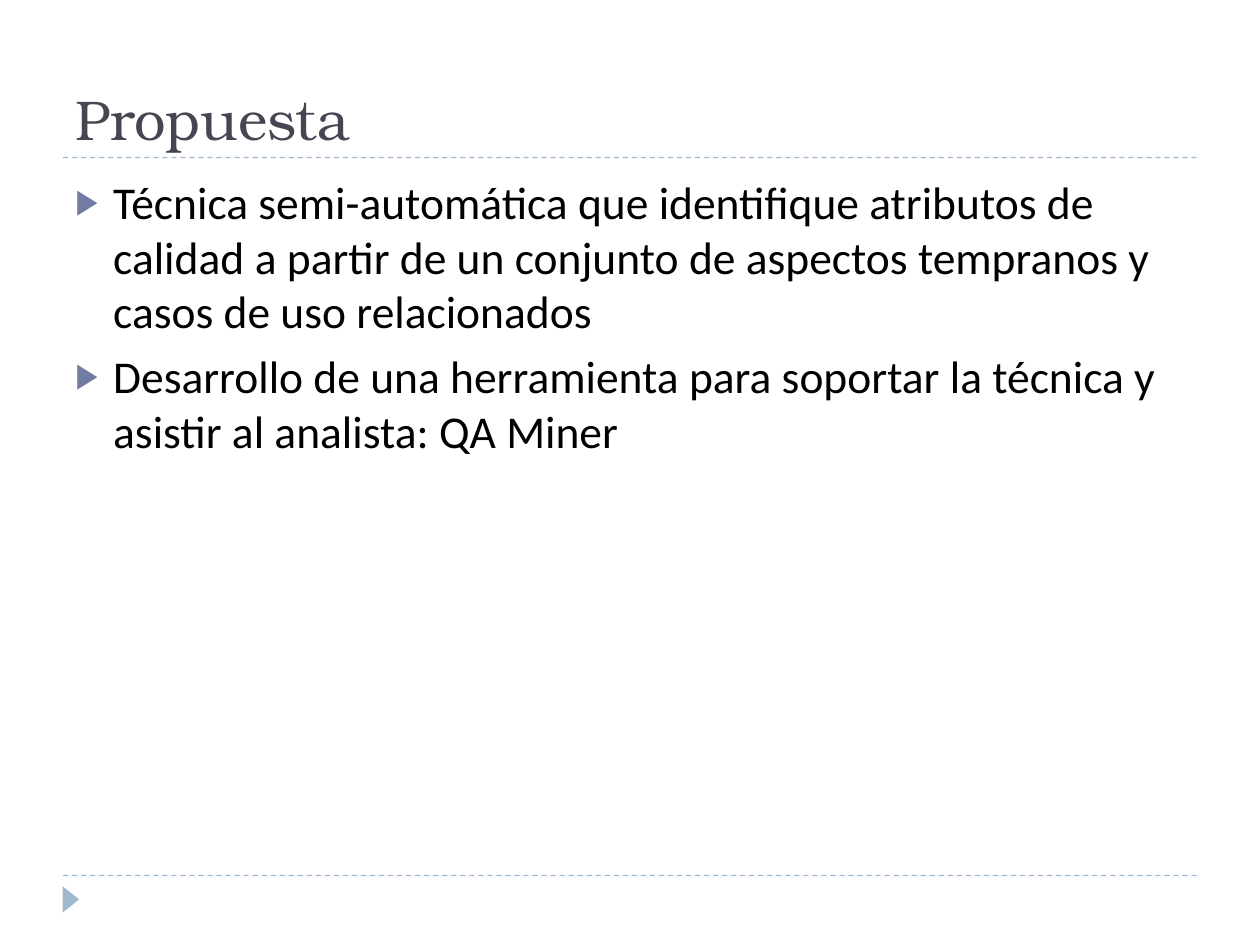
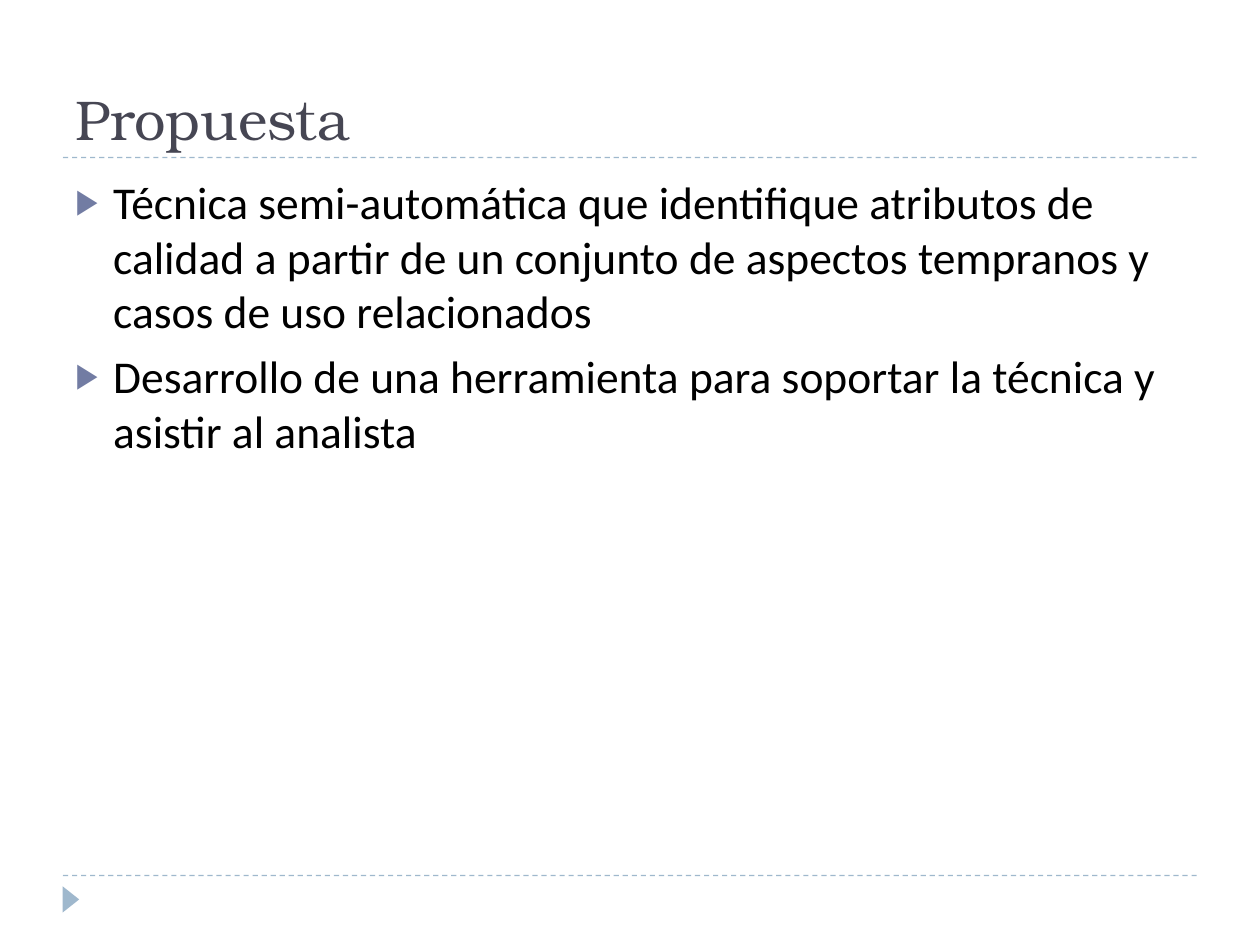
Before and after one commit to alejandrorago/qatesis2, a slide deck: slide 11 of Capitulos Finales/Filminas.pptx. Drawn at 1260x945 pixels with LibreOffice and Linux fonts; fonts in the diff are those of the drawing. Boxes give left, top, right and bottom in pixels: in the first picture for what was removed or moved away, otherwise in the second. Text is boxed around its words. In the diff, an @@ line names an element or a change of style, - is before the commit and + after.

```diff
--- a/Capitulos Finales/Filminas.pptx
+++ b/Capitulos Finales/Filminas.pptx
@@ text at bbox=[113, 361, 1155, 449]: text changed @@
-▶ Desarrollo de una herramienta para soportar la técnica y asistir al analista: QA Miner
+▶ Desarrollo de una herramienta para soportar la técnica y asistir al analista
```
Also in this commit, not shown: 20 other slides changed, 5 slides added, 4 slides removed.
